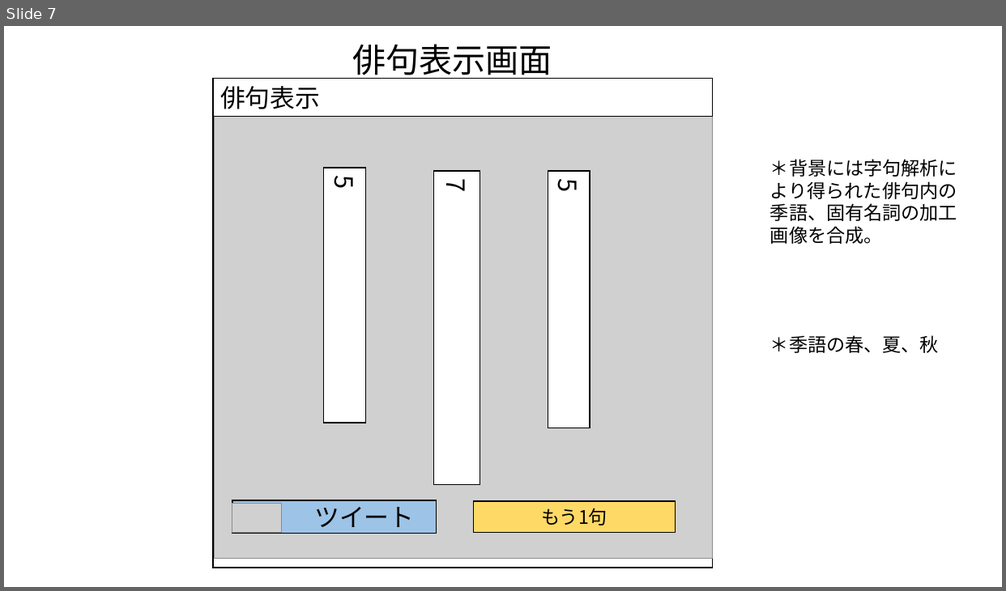
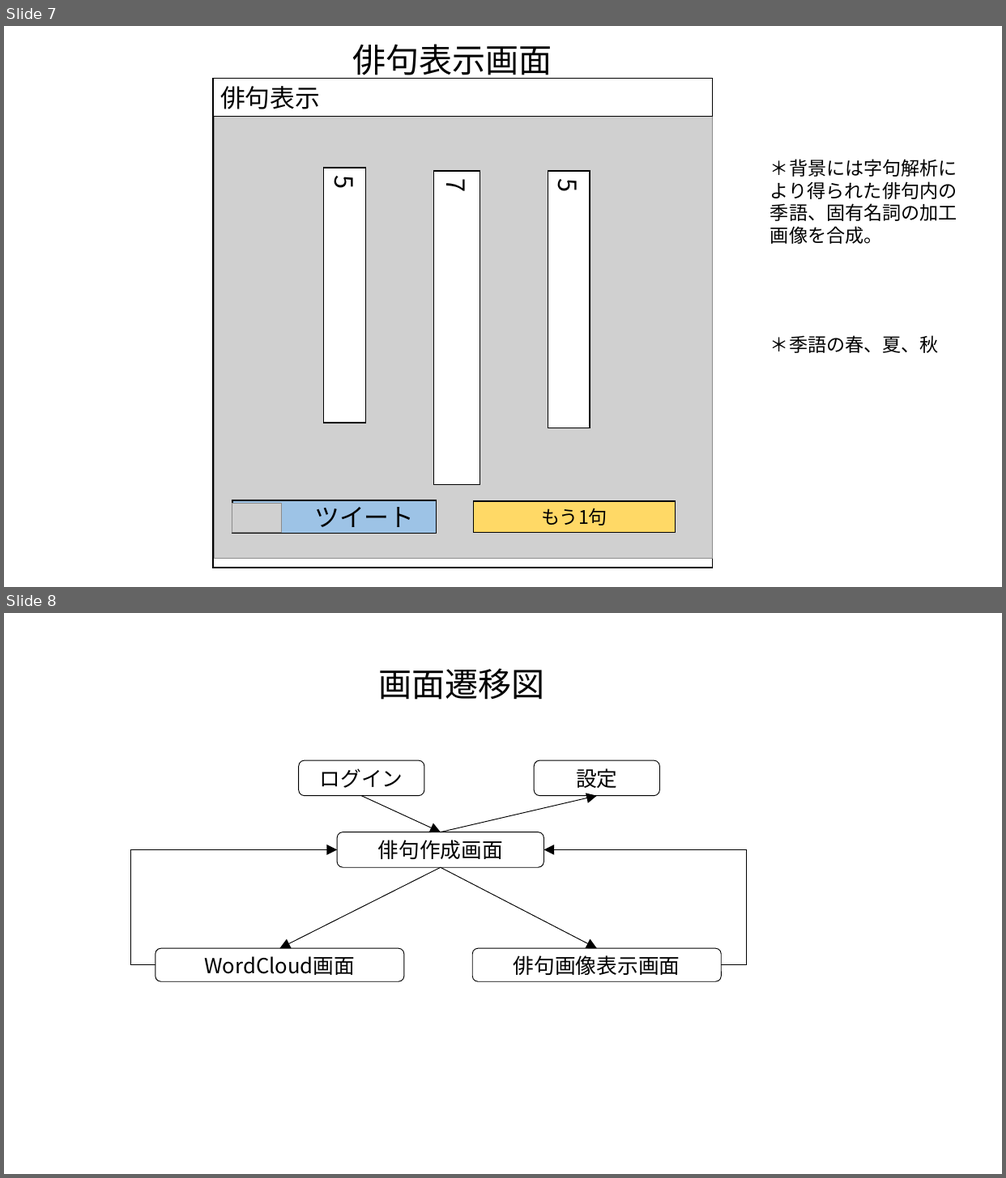
Before and after one commit to PL2GroupJ/Document, a slide deck: screen_design_v2.pptx. Shown one above the other, each under a label of ours: slide 7 before the commit, slides 7 and 8 after it. The pictures are 1006x591 and 1006x1178 pixels, drawn with LibreOffice and Linux fonts; fonts in the diff are those of the drawing; grey boxes stand for pictures. Boxes give left, top, right and bottom in pixels: in the first picture for what was removed or moved away, otherwise in the second. Text is boxed around its words. In the diff, an @@ line names an element or a change of style, - is before the commit and + after.

Commit message:
画面遷移図追加

```diff
--- a/screen_design_v2.pptx
+++ b/screen_design_v2.pptx
@@ slide 8 added at (4,613,1002,1174), background #FFFFFF @@
@@ text added at (379,668,545,700), 32 pt, text #000000 @@
+画面遷移図
@@ rounded rectangle added at (299,760,424,796), outline #000000 0.75 pt, 20 pt, text #000000 @@
+ログイン
@@ rounded rectangle added at (534,760,660,796), outline #000000 0.75 pt, 20 pt, text #000000 @@
+設定
@@ arrow added from (362, 796) to (441, 833), #000000 0.75 pt @@
@@ arrow added from (441, 833) to (597, 796), #000000 0.75 pt @@
@@ elbow arrow added from (155, 965) to (337, 850), #000000 0.75 pt @@
@@ rounded rectangle added at (337,833,543,867), outline #000000 0.75 pt, 20 pt, text #000000 @@
+俳句作成画面
@@ elbow arrow added from (721, 965) to (543, 850), #000000 0.75 pt @@
@@ arrow added from (441, 867) to (279, 948), #000000 0.75 pt @@
@@ arrow added from (441, 867) to (597, 948), #000000 0.75 pt @@
@@ rounded rectangle added at (155,948,404,982), outline #000000 0.75 pt, 20 pt, text #000000 @@
+WordCloud画面
@@ rounded rectangle added at (473,948,721,982), outline #000000 0.75 pt, 20 pt, text #000000 @@
+俳句画像表示画面
```
